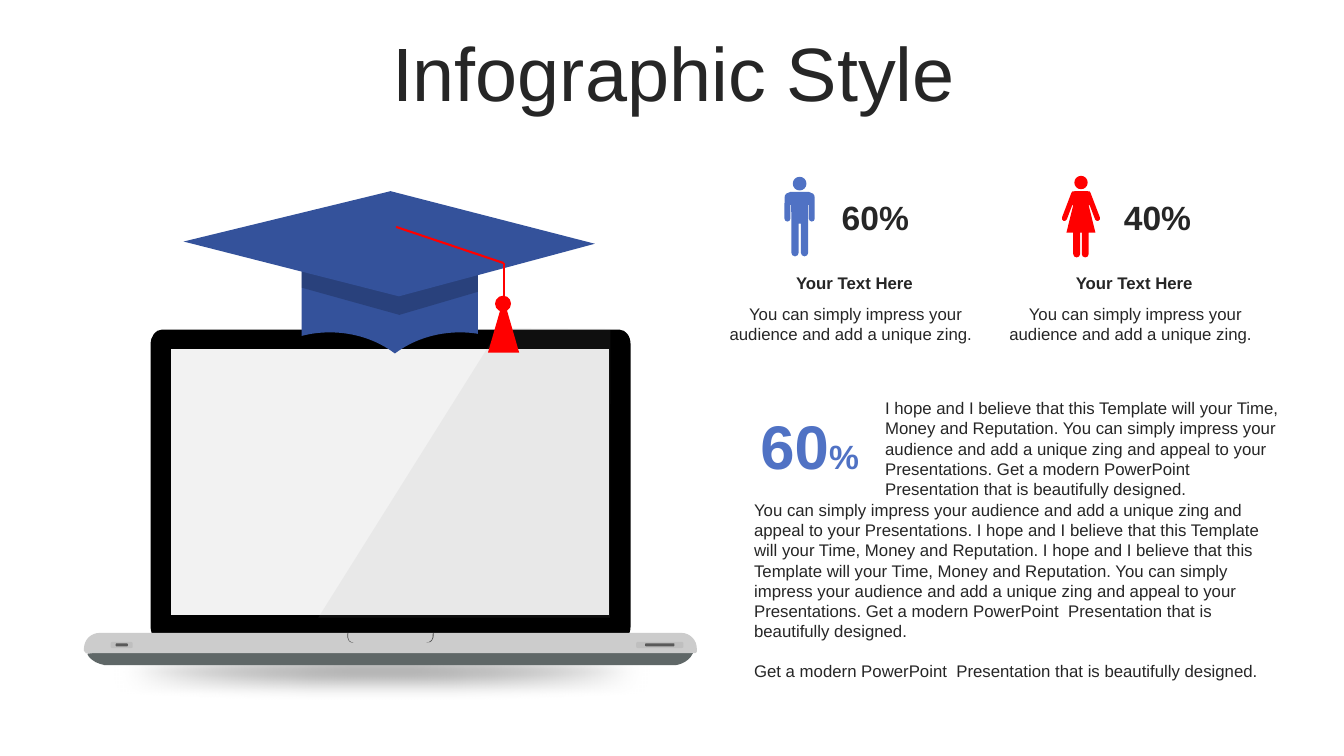
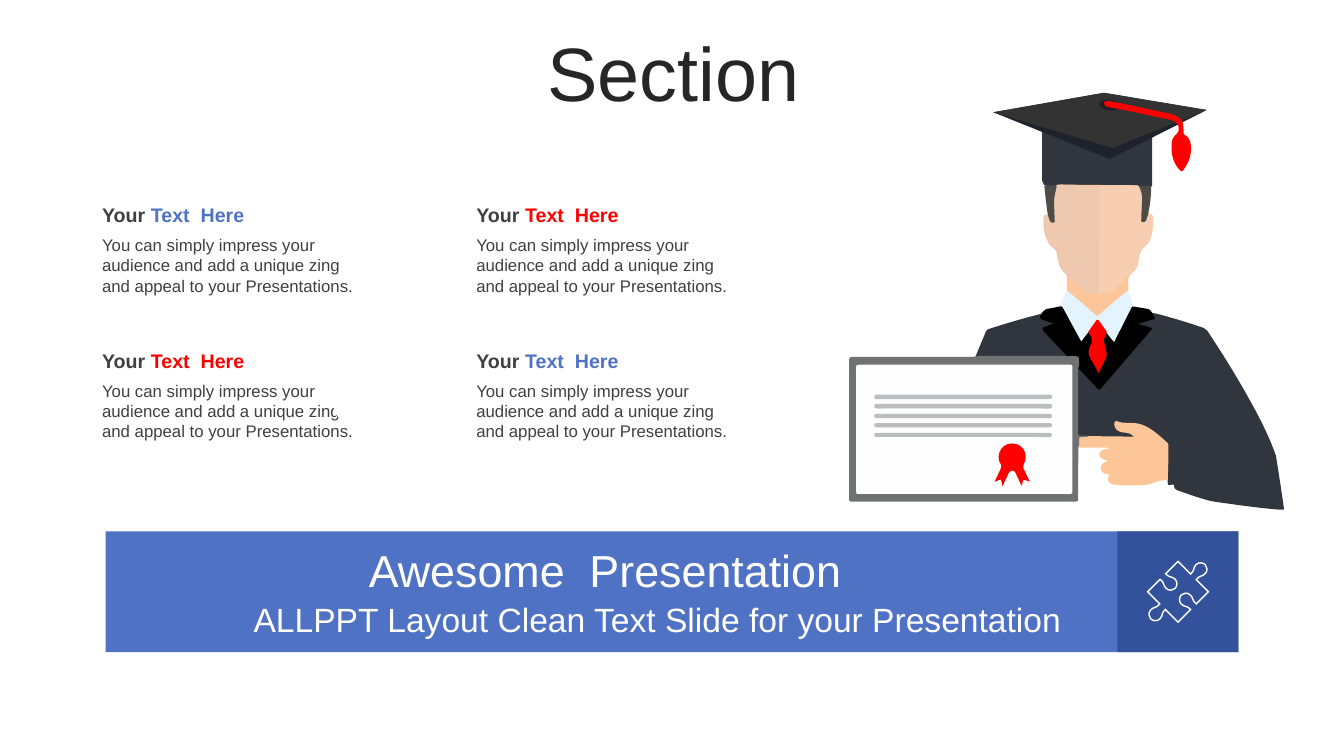
Before and after one commit to WatcharapolxFa/SolveProblemsIn-C-Language, a slide deck: slide 8 of LearnC/C.pptx (slide 36 before the commit). Drawn at 1344x756 pixels with LibreOffice and Linux fonts; fonts in the diff are those of the drawing. Boxes give left, top, right and bottom in pixels: in the first picture for what was removed or moved away, otherwise in the second. Text is boxed around its words. In the diff, an @@ line names an element or a change of style, - is before the commit and + after.

```diff
--- a/LearnC/C.pptx
+++ b/LearnC/C.pptx
@@ text at bbox=[547, 46, 799, 102]: text changed @@
-Infographic Style
+Section
@@ freeform shape removed at bbox=[784, 176, 815, 256] @@
@@ text "Your Text Here": place and size @@
-text "Your Text Here" at bbox=[796, 277, 913, 289]
+text "Your Text Here" at bbox=[102, 208, 245, 222]
@@ text "Your Text Here" at bbox=[102, 208, 245, 222]: size 12 to 14 pt; text colour #262626 to #404040 in "Your"; text colour #262626 to #5072C4 in "Text Here"; alignment centre to left @@
@@ text "Your Text Here": place and size @@
-text "Your Text Here" at bbox=[1076, 277, 1192, 289]
+text "Your Text Here" at bbox=[476, 208, 619, 223]
@@ text "Your Text Here" at bbox=[476, 208, 619, 223]: size 12 to 14 pt; text colour #262626 to #404040 in "Your"; text colour #262626 to #FF0000 in "Text Here"; alignment centre to left @@
@@ text removed at bbox=[842, 206, 909, 231] @@
-60%
@@ freeform shape at bbox=[1044, 185, 1100, 294]: fill #FF0000 to #EEC8AF; rotation 180 to 0 degrees; outline redrawn @@
@@ text removed at bbox=[1124, 206, 1191, 231] @@
-40%
@@ text at bbox=[102, 239, 353, 296]: text changed; text colour #262626 to #404040 @@
-You can simply impress your audience and add a unique zing.
+You can simply impress your audience and add a unique zing and appeal to your Presentations.
@@ text at bbox=[476, 239, 727, 296]: text changed; text colour #262626 to #404040 @@
-You can simply impress your audience and add a unique zing.
+You can simply impress your audience and add a unique zing and appeal to your Presentations.
@@ group removed at bbox=[184, 192, 595, 353]: 3 freeform shapes, 2 lines, 1 triangle, 1 ellipse @@
@@ group removed at bbox=[82, 327, 699, 666]: 6 freeform shapes, 4 rounded rectangles @@
@@ text added at bbox=[102, 354, 245, 369], 14 pt, text #FF0000, bold @@
+Your Text Here
@@ text added at bbox=[476, 354, 619, 368], 14 pt, text #5072C4, bold @@
+Your Text Here
@@ text added at bbox=[102, 385, 353, 441], 12 pt, text #404040 @@
+You can simply impress your audience and add a unique zing and appeal to your Presentations.
@@ freeform shape added at bbox=[328, 389, 372, 425], fill #FFFFFF @@
@@ text added at bbox=[476, 385, 727, 441], 12 pt, text #404040 @@
+You can simply impress your audience and add a unique zing and appeal to your Presentations.
@@ group added at bbox=[849, 93, 1285, 509]: 22 freeform shapes @@
@@ text removed at bbox=[885, 402, 1278, 499] @@
-I hope and I believe that this Template will your Time, Money and Reputation. You can simply impress your audience and add a unique zing and appeal to your Presentations. Get a modern PowerPoint Presentation that is beautifully designed.
@@ text removed at bbox=[760, 426, 828, 470] @@
-60%
@@ text removed at bbox=[754, 504, 1259, 681] @@
-You can simply impress your audience and add a unique zing and appeal to your Presentations. I hope and I believe that this Template will your Time, Money and Reputation. I hope and I believe that this Template will your Time, Money and Reputation. You can simply impress your audience and add a unique zing and appeal to your Presentations. Get a modern PowerPoint Presentation that is beautifully designed.
-Get a modern PowerPoint Presentation that is beautifully designed.
@@ rectangle added at bbox=[106, 531, 1239, 652], fill #5072C4 @@
@@ rectangle added at bbox=[1118, 531, 1239, 652], fill #34529B @@
@@ text added at bbox=[369, 554, 840, 588], 32 pt, text #FFFFFF @@
+Awesome Presentation
@@ freeform shape added at bbox=[1136, 549, 1221, 634], outline #FFFFFF 1 pt @@
@@ text added at bbox=[254, 607, 1061, 639], 24 pt, text #FFFFFF @@
+ALLPPT Layout Clean Text Slide for your Presentation
@@ ellipse removed at bbox=[0, 642, 779, 701] @@
```
Also in this commit, not shown: 2 other slides changed, 4 slides added, 1 slide removed, 4 other files.
